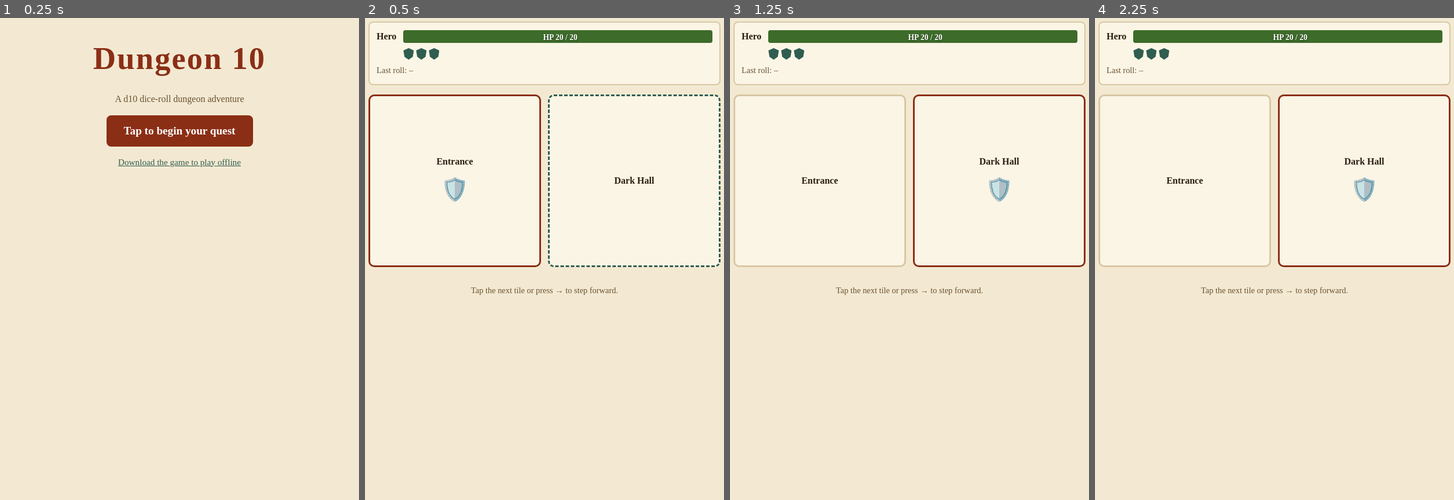
Above: before the commit, frames 1-4 (left to right).
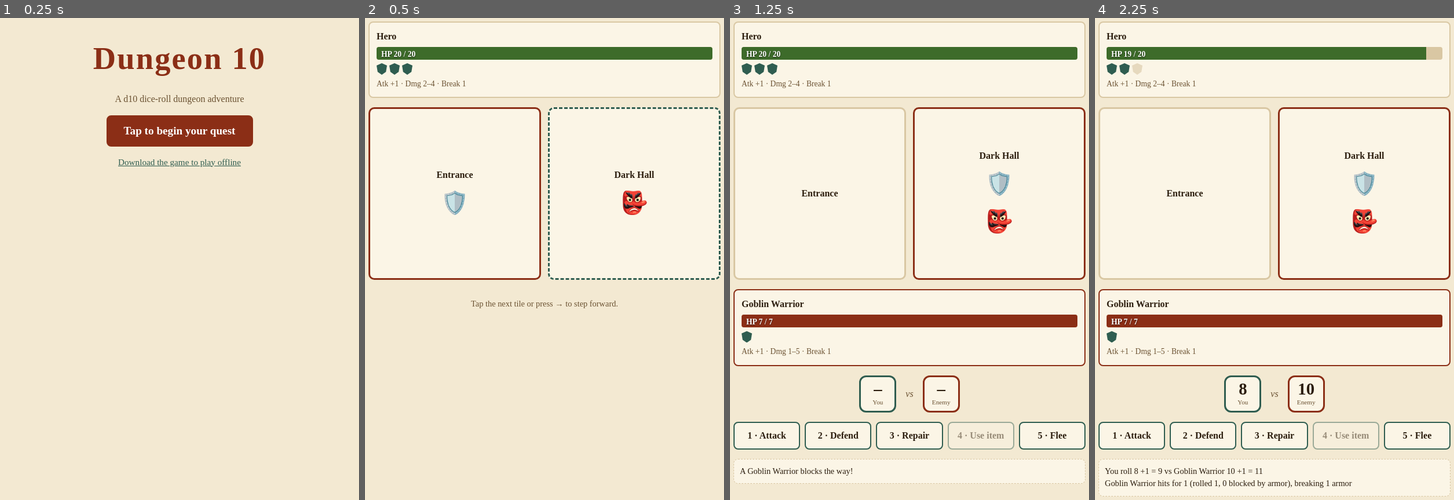
Above: after the commit, the same moments.

Repository: Wut-Lab/Dungeon-10
Game: browser game, page index.html
Two runs of this game, one before a commit and one after it. Both use one fixed random seed, a clock stepped at 60 frames per second and the inputs below.
Inputs (mouse positions are in pixels of both pictures, inside the frame that each line leads up to):
- Up to frame 1 (0.25 s): no input
- Up to frame 2 (0.5 s): click "Tap to begin your quest" at 0.27 s
- Up to frame 3 (1.25 s): hold Right from 1.03 s (still down)
- Up to frame 4 (2.25 s): release Right at 1.53 s; hold Right from 1.58 s (still down); click (1130, 437) at 2.02 s, where only the run after the commit has a clickable "1 · Attack"

Frame 1 is identical in both runs. In frame 2, 8.3% of the frame differs, in the area x 0-100%, y 2-61%; in frame 3, 13%; in frame 4, 13%, in the area x 0-100%, y 2-100%.

Commit message:
Add combat test: Goblin Warrior on the second tile
Opposed d10 rolls, damage ranges, armor slots with Armor Break,
ties hit both sides (hero survives a double KO at 1 HP unless the
enemy has Hasty Attack), plus Defend, Repair and Flee.

Co-Authored-By: Claude Opus 5.5 <noreply@anthropic.com>
Claude-Session: https://claude.ai/code/session_013BExePevm9JAB9t41chAoh

Diff:
--- a/data.js
+++ b/data.js
@@ -4,13 +4,18 @@
   hp: 20,            // max HP
   attack: 1,         // added to the d10 in opposed rolls
   damage: [2, 4],    // damage range rolled on a hit
-  armorBreak: 0,     // armor slots this attack breaks after a hit
+  armorBreak: 1,     // armor slots this attack breaks after a hit
   armor: 3,          // max armor slots (each negates 1 damage, min 1 damage)
   repairRate: 0.33,  // Repair restores this share of BROKEN slots, rounded up, min 1
 };
 
-// The test map: two tiles. Enemy comes next.
+// Enemies. abilities: 'hasty' = Hasty Attack (wins a tie where both drop to 0).
+const ENEMIES = {
+  goblinWarrior: { name: 'Goblin Warrior', icon: '👺', hp: 7, attack: 1, damage: [1, 5], armorBreak: 1, armor: 1, abilities: [] },
+};
+
+// The test map: two tiles.
 const TILES = [
   { name: 'Entrance', kind: 'start' },
-  { name: 'Dark Hall', kind: 'empty' },
+  { name: 'Dark Hall', kind: 'fight', enemy: 'goblinWarrior' },
 ];
--- a/game.js
+++ b/game.js
@@ -1,50 +1,152 @@
 // Dungeon 10 core. Plain JS, no build step: open index.html to play.
 const $ = s => document.querySelector(s);
 const d10 = () => 1 + Math.floor(Math.random() * 10);
-const range = ([lo, hi]) => lo + Math.floor(Math.random() * (hi - lo + 1));
+const rollRange = ([lo, hi]) => lo + Math.floor(Math.random() * (hi - lo + 1));
 
 let state;
 
+const makeUnit = base => ({ ...base, hpNow: base.hp, broken: 0 });
+const intact = u => u.armor - u.broken;
+
 function newRun() {
-  state = {
-    pos: 0,
-    hero: { ...PLAYER, hpNow: PLAYER.hp, broken: 0, lastRoll: null },
-  };
-  drawBoard();
-  drawHud();
+  state = { pos: 0, hero: makeUnit(PLAYER), foe: null, cleared: new Set(), over: false, log: [] };
+  show('play');
+  render();
 }
 
-function drawBoard() {
+function show(id) { for (const s of document.querySelectorAll('.screen')) s.hidden = s.id !== id; }
+
+// ---- Movement ----
+function step() {
+  if (state.foe || state.over || state.pos >= TILES.length - 1) return;
+  state.pos++;
+  const t = TILES[state.pos];
+  if (t.kind === 'fight' && !state.cleared.has(state.pos)) {
+    state.foe = makeUnit(ENEMIES[t.enemy]);
+    state.log = [`A ${state.foe.name} blocks the way!`];
+  }
+  render();
+}
+
+// ---- Combat ----
+// Damage: roll in range, each intact armor slot negates 1 (min 1). Then Armor Break cracks slots.
+function hit(att, def, breakMult = 1) {
+  const raw = rollRange(att.damage);
+  const dmg = Math.max(1, raw - intact(def));
+  def.hpNow -= dmg;
+  const brk = Math.min(intact(def), Math.floor(att.armorBreak * breakMult));
+  def.broken += brk;
+  return `${att.name} hits for ${dmg} (rolled ${raw}, ${Math.max(0, raw - dmg)} blocked by armor)` + (brk ? `, breaking ${brk} armor` : '');
+}
+
+function act(action) {
+  const h = state.hero, f = state.foe;
+  if (!f || state.over) return;
+  const log = [];
+  const hd = d10(), fd = d10();
+  // Attacking uses the attack bonus; other actions roll a plain d10.
+  const hTotal = hd + (action === 'attack' || action === 'flee' ? h.attack : 0);
+  const fTotal = fd + f.attack;
+  state.lastRoll = { hd, ht: hTotal, fd, ft: fTotal };
+  log.push(`You roll ${hd}${hTotal !== hd ? ` +${hTotal - hd} = ${hTotal}` : ''} vs ${f.name} ${fd} +${f.attack} = ${fTotal}`);
+
+  if (action === 'repair') {
+    const n = h.broken ? Math.max(1, Math.ceil(h.broken * h.repairRate)) : 0;
+    h.broken -= n;
+    log.push(n ? `You repair ${n} armor slot${n > 1 ? 's' : ''}.` : 'Your armor is already whole.');
+  }
+
+  if (action === 'flee') {
+    if (hTotal > fTotal) { log.push('You escape back the way you came!'); state.foe = null; state.pos--; state.log = log; return render(); }
+    log.push('You fail to escape!');
+    log.push(hit(f, h));
+  } else if (action === 'attack') {
+    if (hTotal > fTotal) log.push(hit(h, f));
+    else if (fTotal > hTotal) log.push(hit(f, h));
+    else {
+      log.push('Tie! Both strike.');
+      log.push(hit(h, f));
+      log.push(hit(f, h));
+      if (h.hpNow <= 0 && f.hpNow <= 0) {
+        if (f.abilities.includes('hasty')) log.push(`${f.name}'s Hasty Attack lands first!`);
+        else { h.hpNow = 1; log.push('You strike first and cling on with 1 HP!'); }
+      }
+    }
+  } else {
+    // defend / repair / item: hero doesn't strike. Enemy hits if it wins or ties.
+    if (fTotal >= hTotal) log.push(hit(f, h, action === 'defend' ? 0.5 : 1));
+    else log.push(action === 'defend' ? 'You hold your guard; the blow glances off.' : `${f.name} misses.`);
+  }
+
+  state.log = log;
+  if (h.hpNow <= 0) return end(false);
+  if (f.hpNow <= 0) {
+    log.push(`The ${f.name} is defeated!`);
+    state.cleared.add(state.pos);
+    state.foe = null;
+    if (state.pos === TILES.length - 1) return end(true);
+  }
+  render();
+}
+
+function end(won) {
+  state.over = true;
+  render();
+  $('#end-title').textContent = won ? 'Victory!' : 'You have fallen…';
+  $('#end-text').textContent = won
+    ? `You cleared the dungeon with ${state.hero.hpNow} HP and ${intact(state.hero)}/${state.hero.armor} armor left.`
+    : 'The dungeon claims another adventurer.';
+  $('#end-log').textContent = state.log.join('\n');
+  show('end');
+  $('#again').focus();
+}
+
+// ---- Drawing ----
+function unitHud(u, el) {
+  el.querySelector('.who').textContent = u.name + (u.abilities?.includes('hasty') ? ' · Hasty Attack' : '');
+  el.querySelector('.fill').style.width = Math.max(0, u.hpNow / u.hp * 100) + '%';
+  el.querySelector('.hpt').textContent = `HP ${Math.max(0, u.hpNow)} / ${u.hp}`;
+  el.querySelector('.slots').innerHTML = Array.from({ length: u.armor }, (_, i) =>
+    `<span class="slot ${i < intact(u) ? 'ok' : 'broken'}"></span>`).join('') || '<span class="none">No armor</span>';
+  el.querySelector('.stats').textContent = `Atk +${u.attack} · Dmg ${u.damage[0]}–${u.damage[1]} · Break ${u.armorBreak}`;
+}
+
+function render() {
+  unitHud(state.hero, $('#hero'));
+  const f = state.foe;
+  $('#foe').hidden = !f;
+  if (f) unitHud(f, $('#foe'));
+  const r = state.lastRoll;
+  $('#dice').hidden = !f && !r;
+  if (r) { $('#hd').textContent = r.hd; $('#fd').textContent = r.fd; }
+  $('#actions').hidden = !f;
+  $('#log').textContent = state.log.join('\n');
+  $('.hint').hidden = !!f;
+
   const b = $('#board');
   b.innerHTML = '';
   TILES.forEach((t, i) => {
     const el = document.createElement('button');
-    el.className = 'tile' + (i === state.pos ? ' here' : '') + (i === state.pos + 1 ? ' next' : '');
-    el.innerHTML = `<span class="tname">${t.name}</span>` + (i === state.pos ? '<span class="token" aria-label="Hero">🛡️</span>' : '');
-    el.onclick = () => { if (i === state.pos + 1) step(); };
+    const next = i === state.pos + 1 && !f;
+    el.className = 'tile' + (i === state.pos ? ' here' : '') + (next ? ' next' : '');
+    const foeHere = t.kind === 'fight' && !state.cleared.has(i);
+    el.innerHTML = `<span class="tname">${t.name}</span>` +
+      (i === state.pos ? '<span class="token">🛡️</span>' : '') +
+      (foeHere ? `<span class="token">${ENEMIES[t.enemy].icon}</span>` : '');
+    el.setAttribute('aria-label', t.name + (i === state.pos ? ', you are here' : '') + (foeHere ? ', enemy' : ''));
+    el.onclick = () => { if (next) step(); };
     b.append(el);
   });
 }
 
-function drawHud() {
-  const h = state.hero;
-  $('#hp-fill').style.width = (h.hpNow / h.hp * 100) + '%';
-  $('#hp-text').textContent = `HP ${h.hpNow} / ${h.hp}`;
-  const intact = h.armor - h.broken;
-  $('#armor').innerHTML = Array.from({ length: h.armor }, (_, i) =>
-    `<span class="slot ${i < intact ? 'ok' : 'broken'}"></span>`).join('');
-  $('#armor').title = `Armor ${intact} / ${h.armor}`;
-  $('#roll').textContent = 'Last roll: ' + (h.lastRoll ?? '–');
-}
-
-function step() {
-  if (state.pos >= TILES.length - 1) return;
-  state.pos++;
-  drawBoard();
-}
-
-$('#start').onclick = () => { $('#title').hidden = true; $('#play').hidden = false; newRun(); };
+// ---- Input ----
+$('#start').onclick = newRun;
+$('#again').onclick = newRun;
+document.querySelectorAll('#actions button').forEach(btn => btn.onclick = () => act(btn.dataset.act));
 addEventListener('keydown', e => {
-  if (!$('#play').hidden && e.key === 'ArrowRight') step();
-  if (!$('#title').hidden && (e.key === 'Enter' || e.key === ' ')) $('#start').click();
+  if (!$('#title').hidden && (e.key === 'Enter' || e.key === ' ')) { e.preventDefault(); return newRun(); }
+  if ($('#play').hidden) return;
+  if (e.key === 'ArrowRight') step();
+  const btn = document.querySelector(`#actions button[data-key="${e.key}"]`);
+  if (btn && !btn.disabled && state.foe) act(btn.dataset.act);
 });
--- a/index.html
+++ b/index.html
@@ -16,14 +16,31 @@
   </section>
 
   <section id="play" class="screen" hidden>
-    <div id="hud">
-      <div class="who">Hero</div>
-      <div class="bar"><i id="hp-fill"></i><span id="hp-text"></span></div>
-      <div id="armor" class="slots" aria-label="Armor slots"></div>
-      <div id="roll">Last roll: –</div>
+    <div id="hero" class="unit">
+      <div class="who"></div><div class="bar"><i class="fill"></i><span class="hpt"></span></div>
+      <div class="slots" aria-label="Armor slots"></div><div class="stats"></div>
     </div>
     <div id="board"></div>
+    <div id="foe" class="unit foe" hidden>
+      <div class="who"></div><div class="bar"><i class="fill"></i><span class="hpt"></span></div>
+      <div class="slots" aria-label="Enemy armor slots"></div><div class="stats"></div>
+    </div>
+    <div id="dice" hidden><div class="die"><b id="hd">–</b><small>You</small></div><span class="vs">vs</span><div class="die foe-die"><b id="fd">–</b><small>Enemy</small></div></div>
+    <div id="actions" hidden>
+      <button data-act="attack" data-key="1">1 · Attack</button>
+      <button data-act="defend" data-key="2">2 · Defend</button>
+      <button data-act="repair" data-key="3">3 · Repair</button>
+      <button data-act="item" data-key="4" disabled title="No items yet">4 · Use item</button>
+      <button data-act="flee" data-key="5">5 · Flee</button>
+    </div>
+    <pre id="log" aria-live="polite"></pre>
     <p class="hint">Tap the next tile or press → to step forward.</p>
+  </section>
+
+  <section id="end" class="screen" hidden>
+    <h1 id="end-title"></h1><p id="end-text"></p>
+    <pre id="end-log"></pre>
+    <button id="again" class="big">Play again</button>
   </section>
 </main>
 <script src="data.js"></script>
--- a/style.css
+++ b/style.css
@@ -8,15 +8,26 @@
 .tag{color:var(--mute);margin:0}
 .big{font:700 1.2rem Georgia,serif;padding:14px 28px;border-radius:8px;border:2px solid var(--accent);background:var(--accent);color:#fff;cursor:pointer}
 .dl{color:var(--accent2);font-size:.95rem}
-#hud{width:100%;display:grid;grid-template-columns:auto 1fr;gap:8px 12px;align-items:center;background:var(--card);border:2px solid var(--line);border-radius:8px;padding:12px}
+.unit{width:100%;display:grid;grid-template-columns:1fr;gap:6px;background:var(--card);border:2px solid var(--line);border-radius:8px;padding:12px;text-align:left}
+.unit.foe{border-color:var(--accent)}.unit[hidden]{display:none}
 .who{font-weight:700}
 .bar{position:relative;height:22px;background:var(--line);border-radius:4px;overflow:hidden}
 .bar i{position:absolute;inset:0 auto 0 0;background:var(--ok);transition:width .3s}
-.bar span{position:relative;font-size:.85rem;font-weight:700;padding-left:8px;color:#fff;text-shadow:0 1px 2px #0008}
-.slots{grid-column:2;display:flex;gap:4px}
+.foe .bar i{background:var(--accent)}
+.bar span{position:relative;font-size:.85rem;font-weight:700;padding-left:8px;color:#fff;text-shadow:0 1px 2px #000a}
+.slots{display:flex;gap:4px;min-height:20px}.none{font-size:.85rem;color:var(--mute)}
 .slot{width:18px;height:20px;clip-path:polygon(50% 0,100% 20%,90% 75%,50% 100%,10% 75%,0 20%)}
-.slot.ok{background:var(--accent2)}.slot.broken{background:var(--line);outline:1px dashed var(--mute)}
-#roll{grid-column:1/-1;color:var(--mute);font-size:.9rem;text-align:left}
+.slot.ok{background:var(--accent2)}.slot.broken{background:var(--line);opacity:.6}
+.stats{font-size:.85rem;color:var(--mute)}
+#dice{display:flex;align-items:center;gap:16px}#dice[hidden]{display:none}
+.die{width:64px;height:64px;border:3px solid var(--accent2);border-radius:12px;display:grid;place-items:center;align-content:center;background:var(--card)}
+.die b{font-size:1.8rem;line-height:1}.die small{font-size:.7rem;color:var(--mute)}.foe-die{border-color:var(--accent)}
+.vs{color:var(--mute);font-style:italic}
+#actions{display:grid;grid-template-columns:repeat(auto-fit,minmax(110px,1fr));gap:8px;width:100%}#actions[hidden]{display:none}
+#actions button{font:700 1rem Georgia,serif;min-height:48px;border-radius:8px;border:2px solid var(--accent2);background:var(--card);color:var(--fg);cursor:pointer}
+#actions button:disabled{opacity:.45;cursor:not-allowed}
+#log,#end-log{width:100%;white-space:pre-wrap;font:.9rem/1.5 Georgia,serif;text-align:left;margin:0;color:var(--fg);background:var(--card);border:1px dashed var(--line);border-radius:8px;padding:10px;min-height:3em}
+#log:empty{display:none}
 #board{display:flex;gap:12px;width:100%}
 .tile{flex:1;aspect-ratio:1;border:3px solid var(--line);border-radius:10px;background:var(--card);color:var(--fg);font:inherit;display:grid;place-items:center;align-content:center;gap:8px;cursor:default}
 .tile.here{border-color:var(--accent)}.tile.next{border-style:dashed;border-color:var(--accent2);cursor:pointer}
